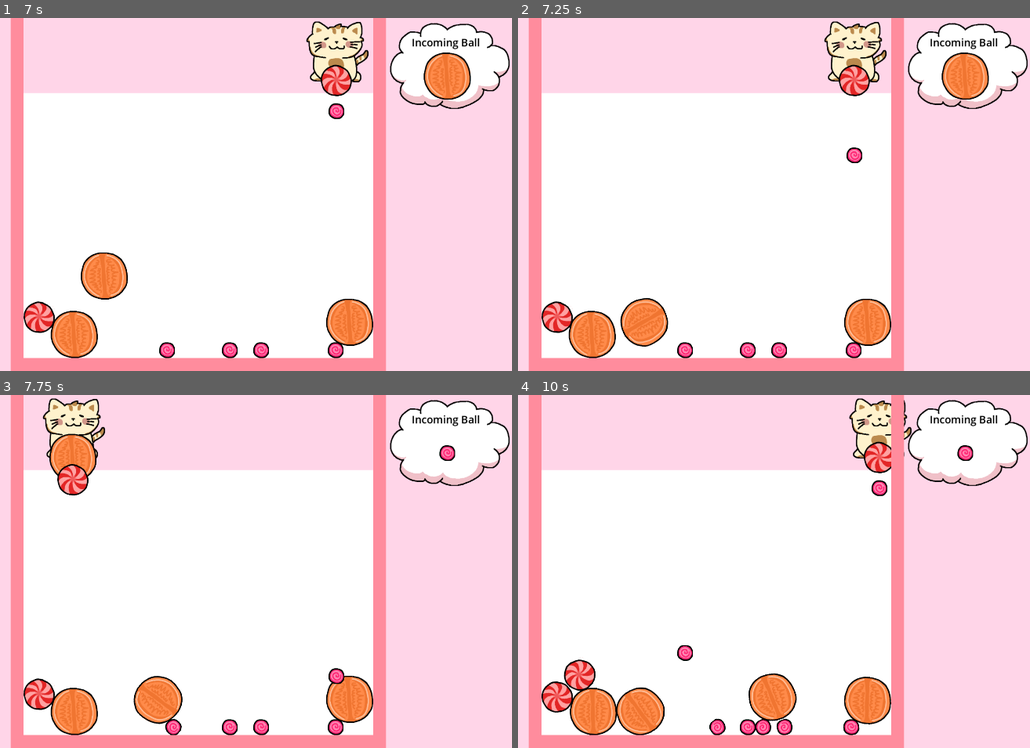
Above: before the commit, frames 1-4 (two rows, left to right).
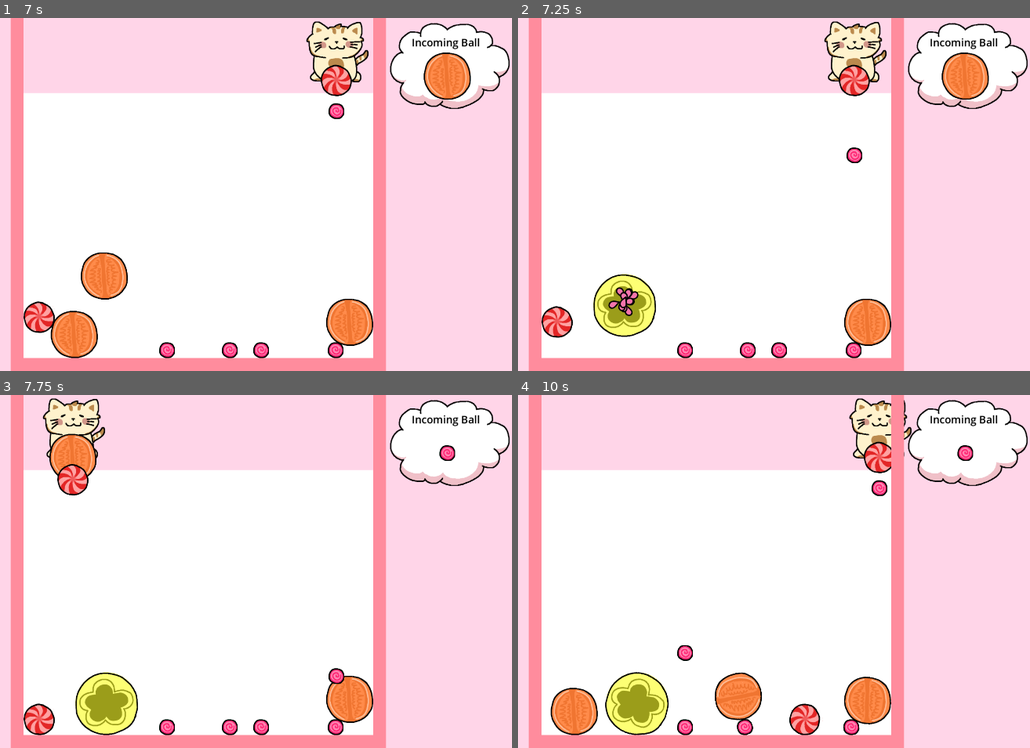
Above: after the commit, the same moments.

Repository: jadicodes/candy-drop
Game: Godot game, scene res://world/world.tscn
Two runs of this game, one before a commit and one after it. Both use one fixed random seed, a clock stepped at 60 frames per second and the inputs below.
Inputs (mouse positions are in pixels of both pictures, inside the frame that each line leads up to):
- Up to frame 1 (7 s): tap Enter at 0.5 s; move the mouse to (337, 176) at 0.52 s; press the mouse at (337, 176) at 0.53 s; move the mouse to (71, 212) at 1.27 s; release the mouse at (71, 212) at 1.28 s; click (71, 212) at 1.35 s; move the mouse to (261, 116) at 2.02 s; press the mouse at (261, 116) at 2.03 s; move the mouse to (168, 265) at 2.77 s; release the mouse at (168, 265) at 2.78 s; click (168, 265) at 2.85 s; move the mouse to (384, 247) at 3.52 s; press the mouse at (384, 247) at 3.53 s; move the mouse to (10, 141) at 4.27 s; release the mouse at (10, 141) at 4.28 s; click (10, 141) at 4.35 s; move the mouse to (230, 194) at 5.02 s; press the mouse at (230, 194) at 5.03 s; move the mouse to (102, 106) at 5.77 s; release the mouse at (102, 106) at 5.78 s; click (102, 106) at 5.85 s; move the mouse to (337, 176) at 6.52 s; press the mouse at (337, 176) at 6.53 s
- Up to frame 2 (7.25 s): no input
- Up to frame 3 (7.75 s): move the mouse to (71, 589) at 7.27 s; release the mouse at (71, 589) at 7.28 s; click (71, 589) at 7.35 s
- Up to frame 4 (10 s): move the mouse to (779, 493) at 8.02 s; press the mouse at (779, 493) at 8.03 s; move the mouse to (686, 642) at 8.77 s; release the mouse at (686, 642) at 8.78 s; click (686, 642) at 8.85 s; move the mouse to (902, 624) at 9.52 s; press the mouse at (902, 624) at 9.53 s

Frame 1 is identical in both runs. In frame 2, 3.5% of the frame differs, in the area x 4-30%, y 72-97%; in frame 3, 4.3%; in frame 4, 6.2%, in the area x 4-60%, y 74-97%.

Commit message:
Refactor combination logic, still doesn't work right though

Diff:
--- a/project/ball/ball.gd
+++ b/project/ball/ball.gd
@@ -64,51 +64,48 @@
 func _on_collision_detector_body_entered(body) -> void:
 	if body is Ball:
 		collided_balls.append(body)
-		combine()
+		search()
 
 
 func _on_collision_detector_body_exited(body) -> void:
 	if body is Ball:
 		collided_balls.erase(body)
-		combine()
+		search()
 
 
 func return_color() -> int:
 	return _ball_color
 
 
-func check_collisions() -> Array:
-	collided_balls = []
-	for ball in get_parent().get_children():
-		if ball != self and ball is Ball:
-			if ball.return_color() == return_color():
-				collided_balls.append(ball)
-	return collided_balls
+#func check_collisions() -> Array:
+	#collided_balls = []
+	#for ball in get_parent().get_children():
+		#if ball != self and ball is Ball:
+			#if ball.return_color() == return_color():
+				#collided_balls.append(ball)
+	#return collided_balls
+#
+#
+#func combine():
+	#var array = check_collisions()
 
 
-func combine():
-	var array = check_collisions()
-
-
-#func search() -> Array:
-	#for i in range(_colliding_array.size()):
-		#var original_ball = _colliding_array[0]
-		#var colliding_ball = _colliding_array[i]
-		#if original_ball != colliding_ball and original_ball.return_color() == colliding_ball.return_color():
-			#matching_array.append(colliding_ball)
-	#return matching_array
-
-			#if Tagger.assign_tags([original_ball, colliding_ball]):
-				## next_color is the next color in the sequence, it is what the balls will combine into
-				#var next_color = original_ball.return_color() + 1
-				## if next_color exceeds the array of all colors, delete both balls
-				#if next_color > BallSelector.get_all_balls().size():
-					#original_ball.queue_free()
-					#colliding_ball.queue_free()
-					## TODO play particles when balls cancel each other out
-				## if next_color is within the array of all colors
-				#else:
-					## emit matched, a signal that sends the color and position of the new ball that needs to be created
-					#matched.emit(next_color, original_ball.global_position)
-					#original_ball.queue_free()
-					#colliding_ball.queue_free()
+func search() -> void:
+	for i in range(collided_balls.size()):
+		var original_ball = collided_balls[0]
+		var colliding_ball = collided_balls[i]
+		if original_ball != colliding_ball and original_ball.return_color() == colliding_ball.return_color():
+			if Tagger.assign_tags([original_ball, colliding_ball]):
+				# next_color is the next color in the sequence, it is what the balls will combine into
+				var next_color = original_ball.return_color() + 1
+				# if next_color exceeds the array of all colors, delete both balls
+				if next_color > BallSelector.get_all_balls().size():
+					original_ball.queue_free()
+					colliding_ball.queue_free()
+					# TODO play particles when balls cancel each other out
+				# if next_color is within the array of all colors
+				else:
+					# emit matched, a signal that sends the color and position of the new ball that needs to be created
+					matched.emit(next_color, original_ball.global_position)
+					original_ball.queue_free()
+					colliding_ball.queue_free()
--- a/project/ball/tagger.gd
+++ b/project/ball/tagger.gd
@@ -5,11 +5,14 @@
 
 func assign_tags(match_array) -> bool:
 	big_array.append(match_array)
+	print(str(big_array) + "\n")
 	if len(big_array) == 2:
+		if big_array[0][0] == big_array[1][1] and big_array[1][0] == big_array[0][1]:
 			clear_arrays()
 			return true
-	else:
-		return false
+		else:
+			clear_arrays()
+	return false
 
 
 func clear_arrays():
